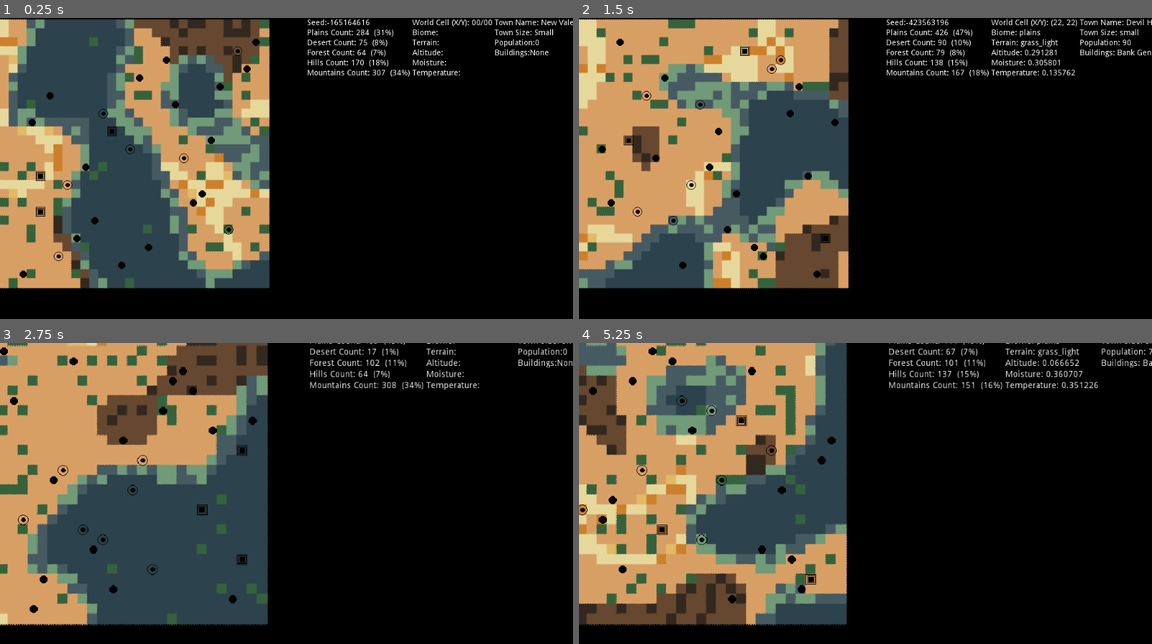
Above: before the commit, frames 1-4 (two rows, left to right).
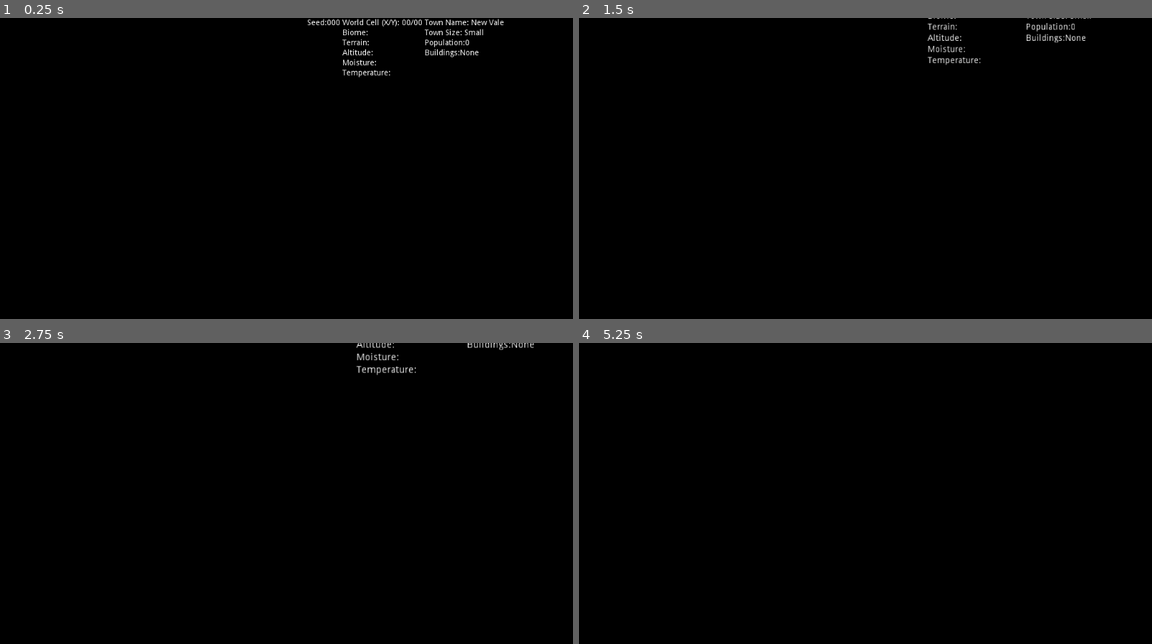
Above: after the commit, the same moments.

Repository: devonps/simple-terrain-gen
Game: Godot game, scene res://WorldGenerator.tscn
Two runs of this game, one before a commit and one after it. Both use one fixed random seed, a clock stepped at 60 frames per second and the inputs below.
Inputs (mouse positions are in pixels of both pictures, inside the frame that each line leads up to):
- Up to frame 1 (0.25 s): no input
- Up to frame 2 (1.5 s): tap Enter (ui_accept) at 0.5, 0.77, 1.25 s; move the mouse to (991, 168) at 0.52 s; hold Mouse wheel up (zoom_in) 0.53-1.25 s; click (991, 168) at 0.67 s; drag from (750, 201) to (836, 252) at 1.27 s
- Up to frame 3 (2.75 s): tap Enter (ui_accept) at 2 s; move the mouse to (343, 436) at 2.02 s; hold Mouse wheel up (zoom_in) from 2.03 s (still down); click (343, 436) at 2.17 s
- Up to frame 4 (5.25 s): release Mouse wheel up (zoom_in) at 2.75 s; tap Enter (ui_accept) at 2.75, 3.5, 3.77, 4.25 s; drag from (836, 577) to (693, 460) at 2.77 s; move the mouse to (1037, 559) at 3.52 s; hold Mouse wheel up (zoom_in) 3.53-4.25 s; click (1037, 559) at 3.67 s; drag from (693, 460) to (779, 427) at 4.27 s; move the mouse to (894, 511) at 5.02 s; hold Mouse wheel up (zoom_in) from 5.03 s (still down); click (894, 511) at 5.17 s

The runs differ from the first frame. In frame 1, 44% of the frame differs, in the area x 0-100%, y 0-91%; in frame 2, 44%; in frame 3, 45%, in the area x 0-100%, y 0-94%; in frame 4, 45%.
Error after the commit: Parse Error: A void function cannot return a value. (res://WorldGenerator.gd:520)

Commit message:
Code refactor

Diff:
--- a/WorldGenerator.gd
+++ b/WorldGenerator.gd
@@ -28,6 +28,8 @@
 var worldCells = {}
 var town_locations = []
 var next_town_id = 0
+var all_first_words = _read_json_file("location_first_word")
+var all_second_words = _read_json_file("location_second_word")
 
 # data for worldcells
 # position in world - Vector 2D
@@ -149,7 +151,7 @@
 		var _x = get_tree().reload_current_scene()
 
 
-func generate_map(per, oct):
+func generate_map(per, oct) -> Dictionary:
 	openSimplexNoise.seed = randi()
 	openSimplexNoise.period = per
 	openSimplexNoise.octaves = oct
@@ -173,7 +175,7 @@
 	return cellData
 
 
-func build_world(map_width, map_height):
+func build_world(map_width, map_height) -> void:
 	_get_biome_plan(biomePlan)
 	for x in map_width:
 		for y in map_height:
@@ -201,7 +203,7 @@
 # Biome functions
 #
 
-func add_ground_biome(pos, moist:float, temp:float, alt:float):
+func add_ground_biome(pos, moist:float, temp:float, alt:float) -> void:
 	#desert
 	if _between(moist, 0.0, 0.05):
 		var terrain_id = _random_tile("desert")
@@ -228,7 +230,7 @@
 		forest_tile_count += 1
 
 
-func add_hills_biome(pos, moist, temp, alt):
+func add_hills_biome(pos, moist, temp, alt) -> void:
 	var terrain_id = _random_tile("hills")
 	var terrain_name = _get_terrain_name_from_biome(terrain_id)
 	tilemap.set_cellv(pos, terrain_id)
@@ -237,7 +239,7 @@
 	hills_tile_count += 1
 
 
-func add_mountains_biome(pos, moist, temp, alt):
+func add_mountains_biome(pos, moist, temp, alt) -> void:
 	var terrain_id = _random_tile("mountains")
 	var terrain_name = _get_terrain_name_from_biome(terrain_id)
 	tilemap.set_cellv(pos, terrain_id)
@@ -246,7 +248,7 @@
 	mountains_tile_count += 1
 
 
-func add_water_biome(pos, moist:float, temp:float, alt:float):
+func add_water_biome(pos, moist:float, temp:float, alt:float) -> void:
 	var terrain_id = _random_tile("water")
 	var terrain_name = _get_terrain_name_from_biome(terrain_id)
 	tilemap.set_cellv(pos, terrain_id)
@@ -255,7 +257,7 @@
 	water_tile_count += 1
 
 
-func add_snow_biome(pos, moist, temp, alt):
+func add_snow_biome(pos, moist, temp, alt) -> void:
 	var terrain_id = _random_tile("snow")
 	var terrain_name = _get_terrain_name_from_biome(terrain_id)
 	tilemap.set_cellv(pos, terrain_id)
@@ -273,13 +275,13 @@
 	biome_mountains_end = altitudePlans[plan_id]["mountains_end"]
 
 
-func _get_terrain_name_from_biome(terrain_id):
+func _get_terrain_name_from_biome(terrain_id) -> String:
 	var terrain_tiles_keys = tiles.keys()
 	var terrain_name = terrain_tiles_keys[terrain_id]
 	return terrain_name
 
 
-func _updateBiomeCount(biomeType):
+func _updateBiomeCount(biomeType) -> void:
 	var counter = biomeCounts.get(biomeType)
 	counter += 1
 	biomeCounts[biomeType] = counter
@@ -288,14 +290,14 @@
 # Town functions
 #
 
-func place_towns():
+func place_towns() -> void:
 
 	place_large_towns()
 	place_medium_towns()
 	place_small_towns()
 
 
-func place_large_towns():
+func place_large_towns() -> void:
 	var large_town_image_id = 19
 	var max_large_towns = 3
 	var large_town_map_edge_buffer = 2
@@ -318,7 +320,7 @@
 						townsMap.set_cellv(pos, large_town_image_id)
 						populate_town("large", pos)
 
-func place_medium_towns():
+func place_medium_towns() -> void:
 	var medium_town_image_id = 18
 	var max_medium_towns = 7
 	var medium_town_map_edge_buffer = 2
@@ -342,7 +344,7 @@
 						populate_town("medium", pos)
 
 
-func place_small_towns():
+func place_small_towns() -> void:
 	var small_town_image_id = 17
 	var max_small_towns = 17
 	var small_town_map_edge_buffer = 1
@@ -366,20 +368,20 @@
 						populate_town("small", pos)
 
 
-func town_not_on_edge_of_map(pos, buffer):
+func town_not_on_edge_of_map(pos, buffer) -> bool:
 	if (pos.x > buffer and pos.x < (width - buffer)) and (pos.y > buffer and pos.y < (height - buffer)):
 		return true
 	return false
 
 
-func town_allready_placed_here(pos):
+func town_allready_placed_here(pos) -> bool:
 	for x in town_locations.size():
 		if pos == town_locations[x]:
 			return true
 	return false
 
 
-func town_not_near_another(pos, town_buffer):
+func town_not_near_another(pos, town_buffer) -> bool:
 	var found_safe_loc = true
 	var town_loc_is_good = true
 	var nx = pos.x
@@ -394,7 +396,7 @@
 			found_safe_loc = false
 	return found_safe_loc
 
-func populate_town(size, pos):
+func populate_town(size, pos) -> void:
 	var town_name = _generate_town_name(size)
 	var array_of_buildings = _generate_town_buildings(size)
 	var town_population_size = _calculate_town_population(size)
@@ -404,9 +406,7 @@
 	next_town_id += 1
 
 
-func _generate_town_name(size):
-	var all_first_words = _read_json_file("location_first_word")
-	var all_second_words = _read_json_file("location_second_word")
+func _generate_town_name(size) -> String:
 	var valid_first_words = []
 	var valid_second_words = []
 
@@ -419,13 +419,12 @@
 			valid_second_words.append(word["Splits"])
 
 	var town_first_word = valid_first_words[randi() % valid_first_words.size()]
-
 	var town_second_word = valid_second_words[randi() % valid_second_words.size()]
 
 	return town_first_word + " " + town_second_word
 
 
-func _generate_town_buildings(size):
+func _generate_town_buildings(size) -> Array:
 	var all_buildings = _read_json_file("town_buildings")
 	var buildings_for_this_town = []
 
@@ -435,16 +434,16 @@
 	return buildings_for_this_town
 
 
-func _calculate_town_population(size):
+func _calculate_town_population(size) -> int:
 	var town_population = 0
 
 	match size:
 		"small":
-			town_population = int(rand_range(45, 100))
+			town_population = 20 + int(rand_range(45, 100))
 		"medium":
-			town_population = int(rand_range(60, 150))
+			town_population = 50 + int(rand_range(60, 100))
 		"large":
-			town_population = int(rand_range(100, 200))
+			town_population = 100 + int(rand_range(100, 200))
 
 	return town_population
 
@@ -452,7 +451,7 @@
 # utility functions
 #
 
-func _read_json_file(file_path):
+func _read_json_file(file_path) -> JSONParseResult:
 	var file = File.new()
 	file.open(file_path + ".json", File.READ)
 	var content_as_text = file.get_as_text()
@@ -460,11 +459,12 @@
 	return parse_json(content_as_text)
 
 
-func _save_json_to_disk(filename, contents):
+func _save_json_to_disk(filename, contents) -> void:
 	var file = File.new()
 	file.open("res://" + filename + ".json", File.WRITE)
 	file.store_line(to_json(contents))
 	file.close()
+
 
 func _format_coverage_string(biomeString, biomeCount) -> String:
 	var percent_string = " (%d%%)"
@@ -473,7 +473,7 @@
 	return biomeString + " Count: %s %s" % [biomeCount, base_percentage]
 
 
-func _update_debug_terrain_labels():
+func _update_debug_terrain_labels() -> void:
 	seedlabel.text = "Seed:" + str(openSimplexNoise.seed)
 	if plains_tile_count > 0:
 		plainslabel.visible = true
@@ -497,16 +497,19 @@
 		snowlabel.visible = true
 		snowlabel.text = _format_coverage_string("Snow", snow_tile_count)
 
-func _update_town_details():
+
+func _update_town_details() -> void:
 	townnamelabel.text = "Town Name: New Vale"
 	townsizelabel.text = "Town Size: Small"
 
-func _between(val, start, end):
+
+func _between(val, start, end) -> bool:
 	if stepify(start, 0.01) <= val and val < stepify(end, 0.01):
 		return true
-
-
-func _random_tile(this_biome):
+	return false
+
+
+func _random_tile(this_biome) -> void:
 	var current_biome = biome_data[this_biome]
 	var rand_num = rand_range(0,1)
 	var running_total = 0
